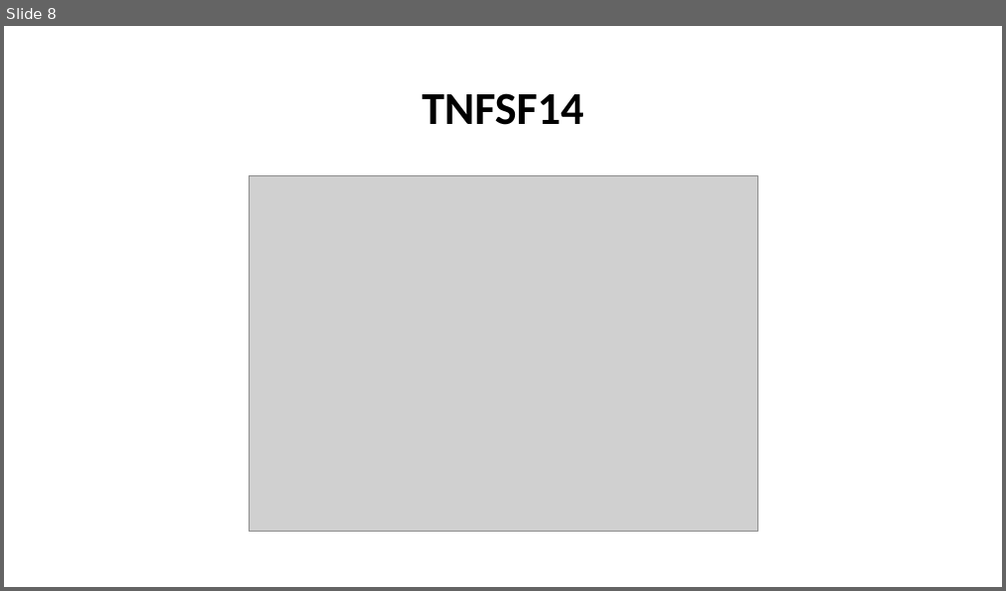
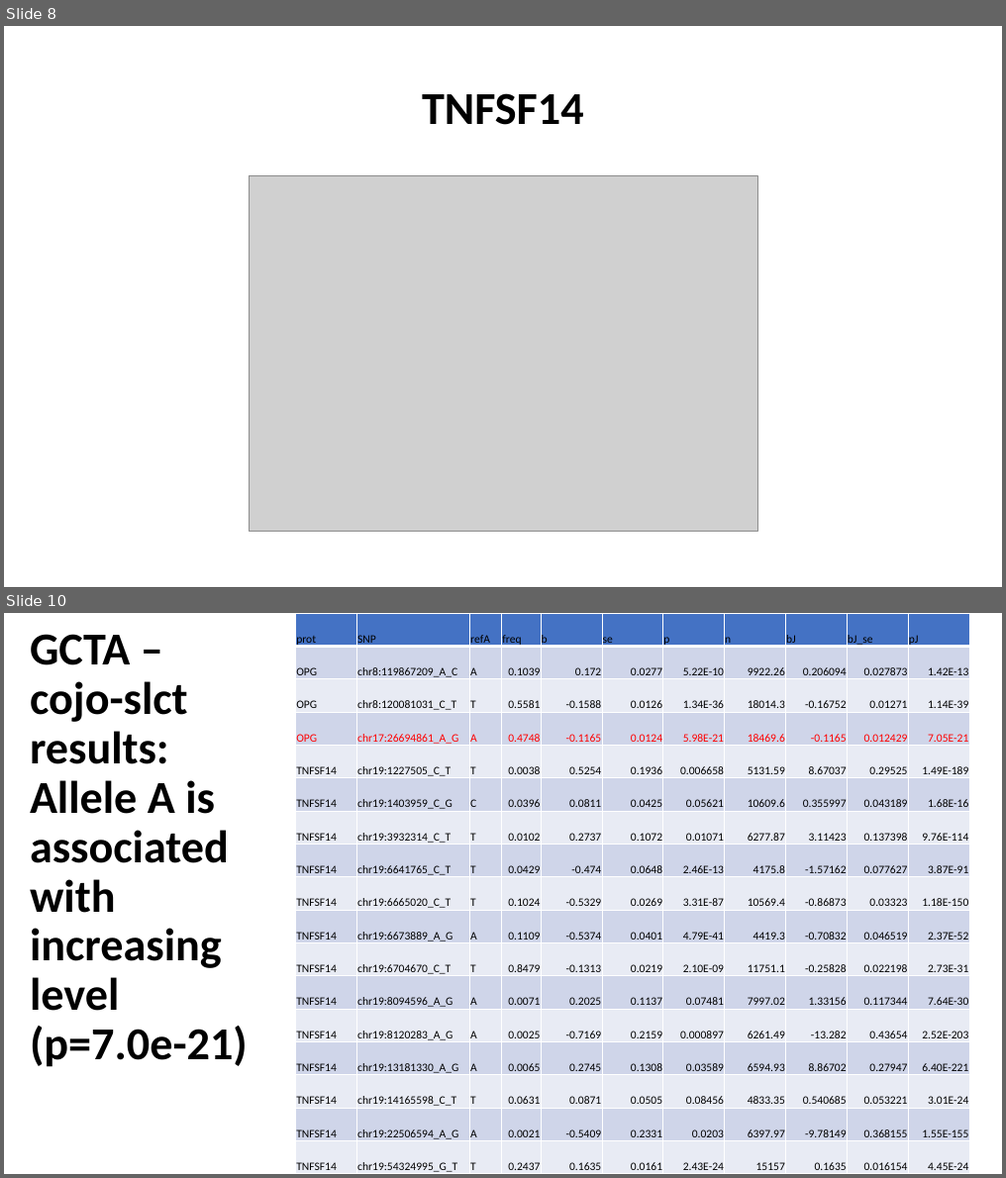
Before and after one commit to jinghuazhao/INF, a slide deck: doc/SCALLOP_INF1-121118.pptx. Shown one above the other, each under a label of ours: slide 8 before the commit, slides 8 and 10 after it; the slides between them are not shown. The pictures are 1006x591 and 1006x1178 pixels, drawn with LibreOffice and Linux fonts; fonts in the diff are those of the drawing; grey boxes stand for pictures. Boxes give left, top, right and bottom in pixels: in the first picture for what was removed or moved away, otherwise in the second. Text is boxed around its words. In the diff, an @@ line names an element or a change of style, - is before the commit and + after.

```diff
--- a/doc/SCALLOP_INF1-121118.pptx
+++ b/doc/SCALLOP_INF1-121118.pptx
@@ slide 10 added at box(4, 613, 1002, 1174), background #FFFFFF @@
@@ title added at box(30, 634, 248, 1067), 44 pt, text #000000, bold @@
+GCTA –cojo-slct results: Allele A is associated with increasing level (p=7.0e-21)
@@ table added at box(296, 613, 971, 1174), 17 rows, 11 columns @@
+prot | SNP | refA | freq | b | se | p | n | bJ | bJ_se | pJ
+OPG | chr8:119867209_A_C | A | 0.1039 | 0.172 | 0.0277 | 5.22E-10 | 9922.26 | 0.206094 | 0.027873 | 1.42E-13
+OPG | chr8:120081031_C_T | T | 0.5581 | -0.1588 | 0.0126 | 1.34E-36 | 18014.3 | -0.16752 | 0.01271 | 1.14E-39
+OPG | chr17:26694861_A_G | A | 0.4748 | -0.1165 | 0.0124 | 5.98E-21 | 18469.6 | -0.1165 | 0.012429 | 7.05E-21
+TNFSF14 | chr19:1227505_C_T | T | 0.0038 | 0.5254 | 0.1936 | 0.006658 | 5131.59 | 8.67037 | 0.29525 | 1.49E-189
+TNFSF14 | chr19:1403959_C_G | C | 0.0396 | 0.0811 | 0.0425 | 0.05621 | 10609.6 | 0.355997 | 0.043189 | 1.68E-16
+TNFSF14 | chr19:3932314_C_T | T | 0.0102 | 0.2737 | 0.1072 | 0.01071 | 6277.87 | 3.11423 | 0.137398 | 9.76E-114
+TNFSF14 | chr19:6641765_C_T | T | 0.0429 | -0.474 | 0.0648 | 2.46E-13 | 4175.8 | -1.57162 | 0.077627 | 3.87E-91
+TNFSF14 | chr19:6665020_C_T | T | 0.1024 | -0.5329 | 0.0269 | 3.31E-87 | 10569.4 | -0.86873 | 0.03323 | 1.18E-150
+TNFSF14 | chr19:6673889_A_G | A | 0.1109 | -0.5374 | 0.0401 | 4.79E-41 | 4419.3 | -0.70832 | 0.046519 | 2.37E-52
+TNFSF14 | chr19:6704670_C_T | T | 0.8479 | -0.1313 | 0.0219 | 2.10E-09 | 11751.1 | -0.25828 | 0.022198 | 2.73E-31
+TNFSF14 | chr19:8094596_A_G | A | 0.0071 | 0.2025 | 0.1137 | 0.07481 | 7997.02 | 1.33156 | 0.117344 | 7.64E-30
+TNFSF14 | chr19:8120283_A_G | A | 0.0025 | -0.7169 | 0.2159 | 0.000897 | 6261.49 | -13.282 | 0.43654 | 2.52E-203
+TNFSF14 | chr19:13181330_A_G | A | 0.0065 | 0.2745 | 0.1308 | 0.03589 | 6594.93 | 8.86702 | 0.27947 | 6.40E-221
+TNFSF14 | chr19:14165598_C_T | T | 0.0631 | 0.0871 | 0.0505 | 0.08456 | 4833.35 | 0.540685 | 0.053221 | 3.01E-24
+TNFSF14 | chr19:22506594_A_G | A | 0.0021 | -0.5409 | 0.2331 | 0.0203 | 6397.97 | -9.78149 | 0.368155 | 1.55E-155
+TNFSF14 | chr19:54324995_G_T | T | 0.2437 | 0.1635 | 0.0161 | 2.43E-24 | 15157 | 0.1635 | 0.016154 | 4.45E-24
```
Also in this commit, not shown: 1 slide changed, 1 other slide added.
